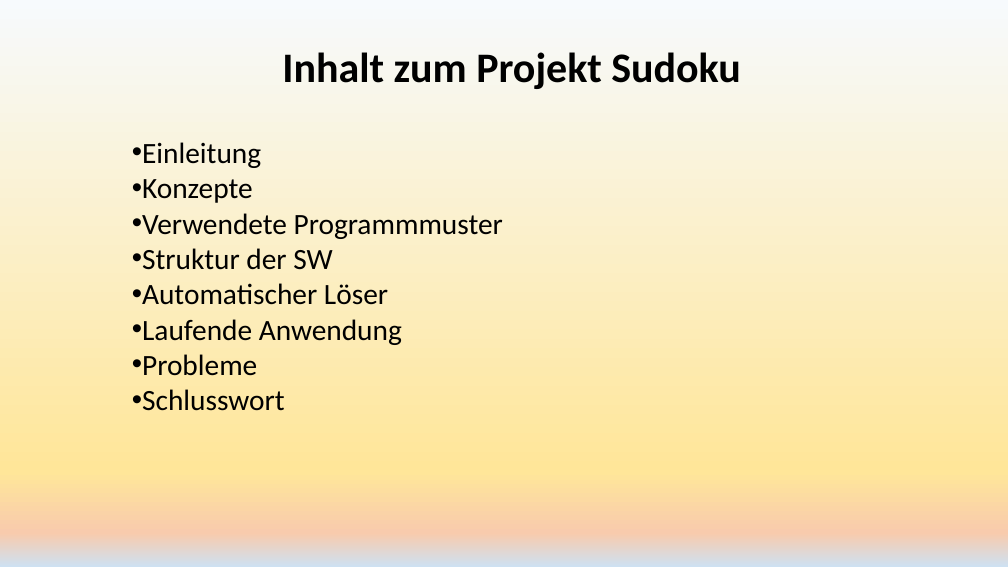
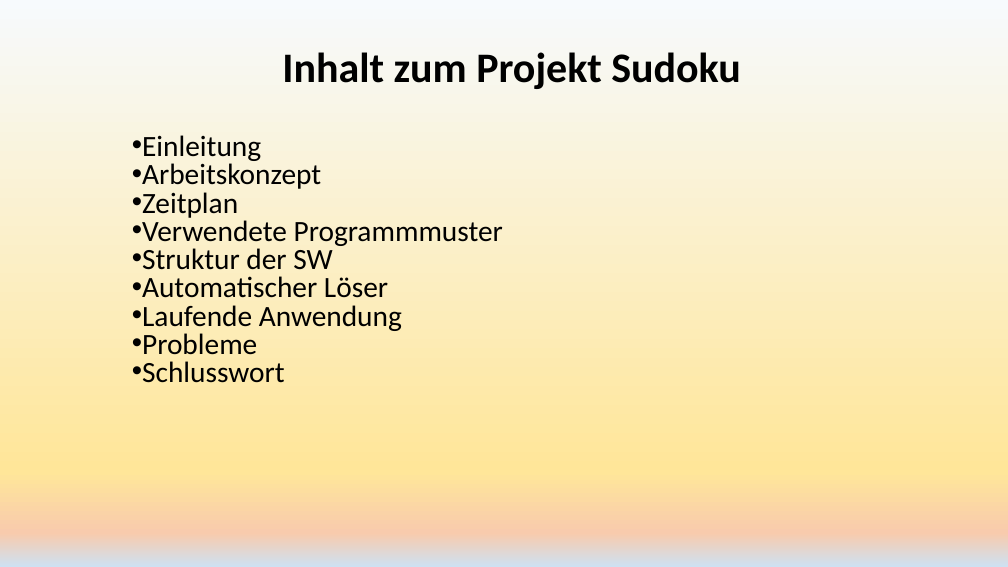
Before and after one commit to Injodikaran/AVR, a slide deck: slide 1 of Doku & Präsi/Präsentation Projekt Sudoku.pptx. Drawn at 1008x567 pixels with LibreOffice and Linux fonts; fonts in the diff are those of the drawing. Boxes give left, top, right and bottom in pixels: in the first picture for what was removed or moved away, otherwise in the second. Text is boxed around its words. In the diff, an @@ line names an element or a change of style, - is before the commit and + after.

```diff
--- a/Doku & Präsi/Präsentation Projekt Sudoku.pptx
+++ b/Doku & Präsi/Präsentation Projekt Sudoku.pptx
@@ subtitle at [142,135,503,383]: line spacing 0.9 to 0.8 @@
@@ subtitle at [142,160,321,218]: text changed @@
-• Konzepte
+• Arbeitskonzept
+• Zeitplan
```
Also in this commit, not shown: 9 other slides changed, 2 slides added, 1 other file.
